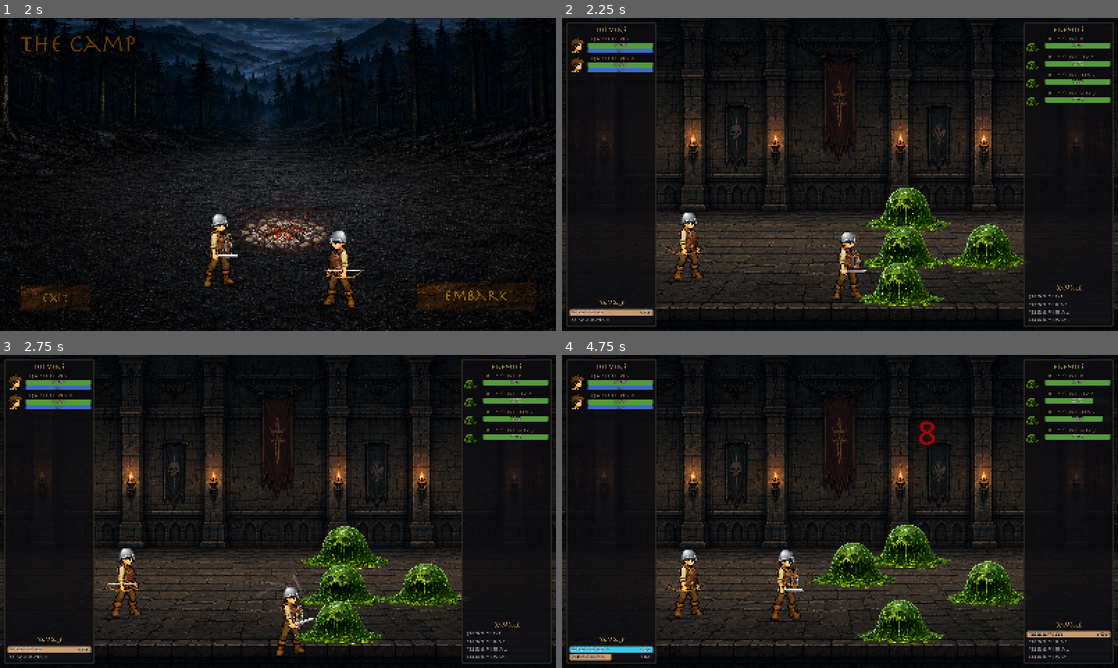
Above: before the commit, frames 1-4 (two rows, left to right).
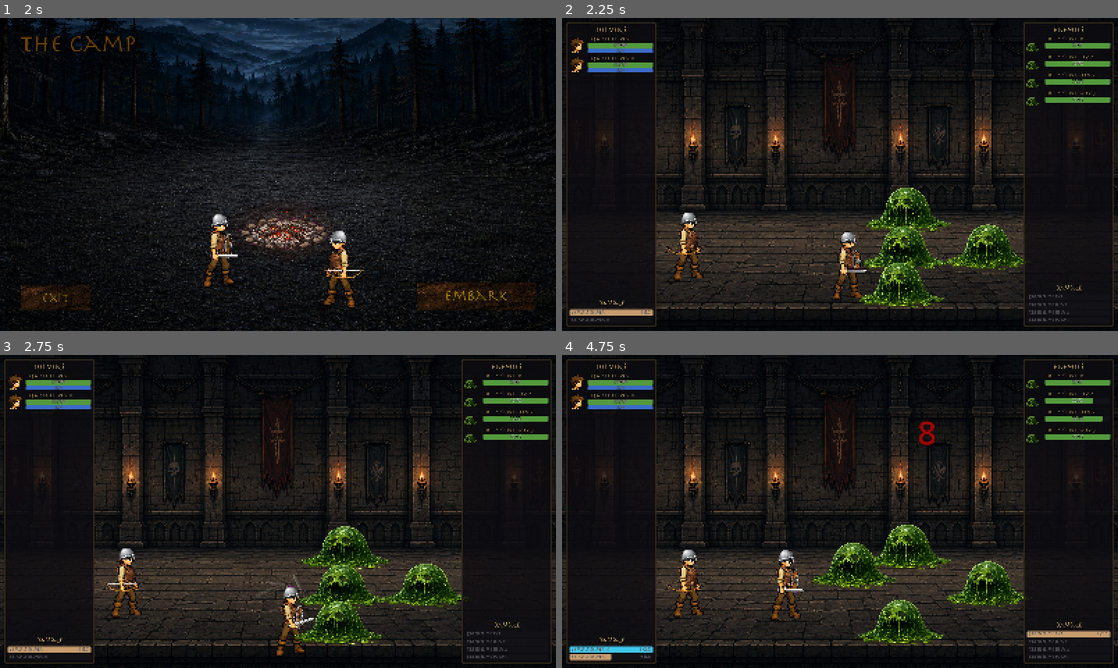
Above: after the commit, the same moments.

Repository: nexzitar/delvers
Game: Godot game, scene res://scenes/menus/menu.tscn
Two runs of this game, one before a commit and one after it. Both use one fixed random seed, a clock stepped at 60 frames per second and the inputs below. Sound files missing from this copy of the repository are replaced by a short silence.
Inputs (mouse positions are in pixels of both pictures, inside the frame that each line leads up to):
- Up to frame 1 (2 s): click "Enter" at 0.5 s; tap Enter at 1.25 s; move the mouse to (400, 158) at 1.27 s; click (400, 158) at 1.42 s
- Up to frame 2 (2.25 s): click "Embark" at 2 s
- Up to frame 3 (2.75 s): no input
- Up to frame 4 (4.75 s): drag from (728, 527) to (812, 574) at 2.77 s; move the mouse to (895, 442) at 3.52 s; click (895, 442) at 3.67 s; drag from (812, 574) to (673, 464) at 4.27 s

Frame 1 is identical in both runs. In frame 2, 0.2% of the frame differs, in the area x 1-91%, y 88-97%; in frame 3, 0.2%; in frame 4, 0.3%, in the area x 1-99%, y 88-97%.

Commit message:
Improve damage meter label readability with black text.
Use black meter names and DPS values with a thin white outline so labels stay legible across the classic colored bar fills.

Co-authored-by: Cursor <cursoragent@cursor.com>

Diff:
--- a/scripts/ui/battle_sidebar.gd
+++ b/scripts/ui/battle_sidebar.gd
@@ -11,6 +11,8 @@
 const MANA_FILL = Color(0.23, 0.42, 0.78)
 const BAR_BG = Color(0.07, 0.07, 0.09, 0.9)
 const DEAD_TINT = Color(0.45, 0.38, 0.38, 0.8)
+const METER_TEXT = Color.BLACK
+const METER_OUTLINE = Color.WHITE
 
 ## Classic damage-meter row colors, assigned by join order.
 const METER_COLORS = [
@@ -149,14 +151,20 @@
 	fill.set_corner_radius_all(3)
 	bar.add_theme_stylebox_override("fill", fill)
 
-	var name_label = _make_label(entity_name, 12, Color.WHITE)
+	var name_label = _make_label(
+		entity_name, 12, METER_TEXT,
+		HORIZONTAL_ALIGNMENT_LEFT, METER_OUTLINE, 1
+	)
 	name_label.set_anchors_preset(Control.PRESET_FULL_RECT)
 	name_label.offset_left = 5
 	name_label.offset_right = -60
 	name_label.vertical_alignment = VERTICAL_ALIGNMENT_CENTER
 	bar.add_child(name_label)
 
-	var value_label = _make_label("", 12, Color.WHITE)
+	var value_label = _make_label(
+		"", 12, METER_TEXT,
+		HORIZONTAL_ALIGNMENT_RIGHT, METER_OUTLINE, 1
+	)
 	value_label.set_anchors_preset(Control.PRESET_FULL_RECT)
 	value_label.offset_right = -5
 	value_label.horizontal_alignment = HORIZONTAL_ALIGNMENT_RIGHT
@@ -188,15 +196,20 @@
 		row.value.text = "%d (%.1f)" % [total, dps]
 		meter_list.move_child(row.bar, i)
 
-func _make_label(text, size, color, align := HORIZONTAL_ALIGNMENT_LEFT) -> Label:
+func _make_label(
+		text, size, color,
+		align := HORIZONTAL_ALIGNMENT_LEFT,
+		outline_color := Color.BLACK,
+		outline_size := 2
+) -> Label:
 
 	var label = Label.new()
 	label.text = text
 	label.add_theme_font_override("font", FONT)
 	label.add_theme_font_size_override("font_size", size)
 	label.add_theme_color_override("font_color", color)
-	label.add_theme_color_override("font_outline_color", Color.BLACK)
-	label.add_theme_constant_override("outline_size", 2)
+	label.add_theme_color_override("font_outline_color", outline_color)
+	label.add_theme_constant_override("outline_size", outline_size)
 	label.horizontal_alignment = align
 	label.text_overrun_behavior = TextServer.OVERRUN_TRIM_ELLIPSIS
 	return label
